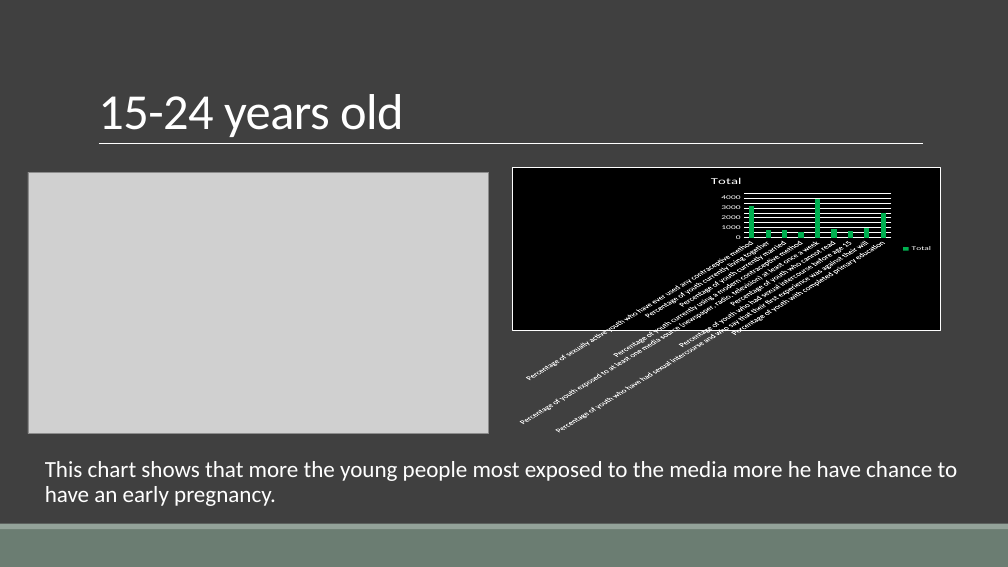
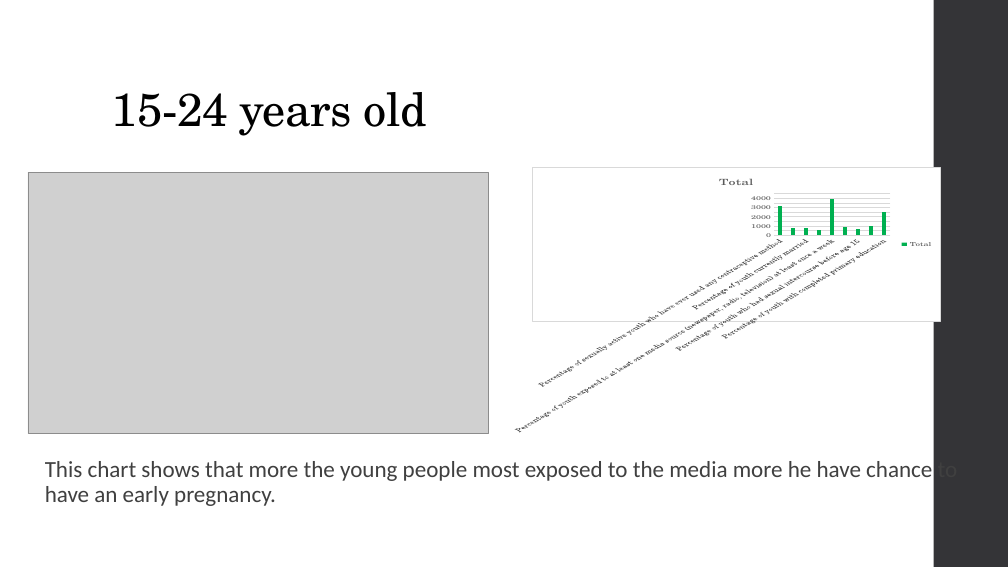
Before and after one commit to Maickery/Child_of_change, a slide deck: slide 12 of Result/Presentation.pptx. Drawn at 1008x567 pixels with LibreOffice and Linux fonts; fonts in the diff are those of the drawing; grey boxes stand for pictures. Boxes give left, top, right and bottom in pixels: in the first picture for what was removed or moved away, otherwise in the second. Text is boxed around its words. In the diff, an @@ line names an element or a change of style, - is before the commit and + after.

```diff
--- a/Result/Presentation.pptx
+++ b/Result/Presentation.pptx
@@ background #404040 to #FFFFFF @@
@@ rectangle added at [934,0,1008,567], fill #353537 @@
@@ title "15-24 years old": place and size @@
-title "15-24 years old" at [98,94,404,137]
+title "15-24 years old" at [112,92,427,136]
@@ title "15-24 years old" at [112,92,427,136]: size 48 to 44 pt, font Calibri to TeX Gyre Schola, text colour #FFFFFF to #000000; line spacing 0.85 to 0.9 @@
@@ line removed from (99, 144) to (923, 144) @@
@@ column chart at [512,168,941,434] @@
@@ legend changed @@
@@ category axis changed @@
@@ value axis changed @@
@@ background changed @@
@@ border changed @@
@@ lettering changed @@
@@ text "This chart shows that more ..." at [45,461,932,506]: text colour #FFFFFF to #404040; bullet colour #B5AE53 to #A7B789 @@
@@ rectangle removed at [0,529,1008,567] @@
@@ rectangle removed at [0,524,1008,529] @@
```
Also in this commit, not shown: 16 other slides changed, 5 other files.
